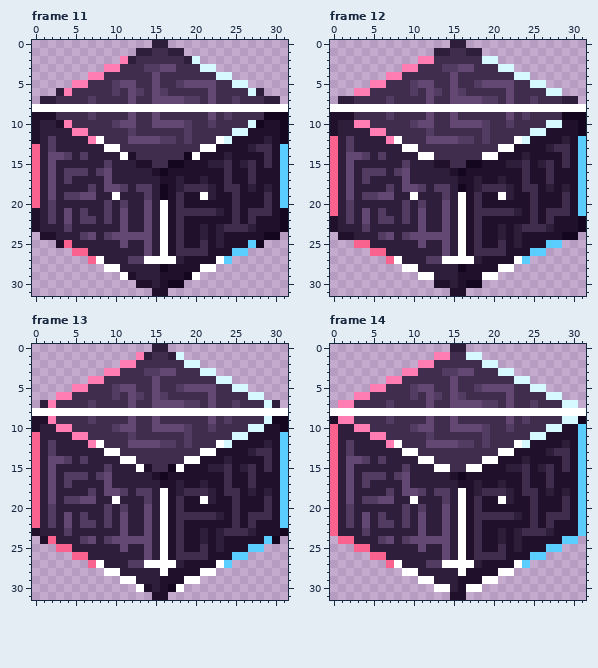
One commit to this pixel-art file: sourceicons/cubes/neonoir/source.ase. The picture above is the old version.
32x32 pixels, 30 frames. Shown: frame 11, frame 12, frame 13, frame 14. The commit also changed other frames, which this record leaves out.
Now the later version:
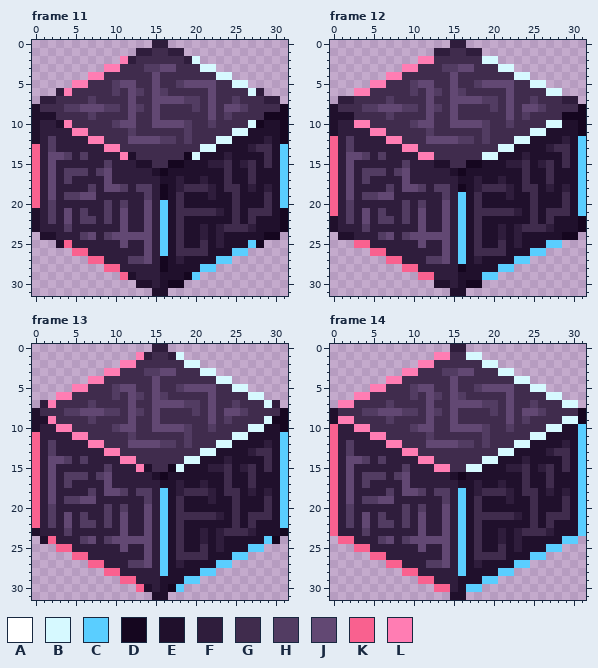
Palette (. is transparent): A #ffffff  B #d6f9ff  C #5aceff  D #15061f  E #20102c  F #2f1d3c  G #402c4d  H #523c62  J #624873  K #f9618f  L #ff7db3
Difference:
layer "Accents" now hidden
layer "Eyes" now hidden
layer "Heads" now hidden
layer "Mouths" now hidden
Changed rows in their new state; - is an unchanged pixel.
Frame 11:
first column x 0:
 8 EGGGHHJJJHHGJHGJGGGGHGJGJJHGGGGD
first column x 8:
12 L--------------B
13 -LL----------BB-
14 ---L--------B---
first column x 8:
19 --F----------E--
20 --------C-------
21 --------C-------
22 --------C-------
23 --------C-------
24 --------C-------
25 --------C-------
26 --------C-------
27 K-----JFDE-----C
28 -KK----------CC-
29 ---K--------C---
Frame 12:
first column x 0:
 8 EGGGHHJJJHHGJHGJGGGGHGJGJJHGGGGD
first column x 8:
12 L--------------B
13 -LL----------BB-
14 ---LL------BB---
first column x 8:
19 --F-----C----E--
20 --------C-------
21 --------C-------
22 --------C-------
23 --------C-------
24 --------C-------
25 --------C-------
26 --------C-------
27 K-----JFCE-----C
28 -KK----------CC-
29 ---KK------CC---
Frame 13:
first column x 0:
 8 EGGGHHJJJHHGJHGJGGGGHGJGJJHGGGGD
first column x 8:
12 L--------------B
13 -LL----------BB-
14 ---LL------BB---
15 -----L----B-----
18 --------C-------
19 --F-----C----E--
20 --------C-------
21 --------C-------
22 --------C-------
23 --------C-------
24 --------C-------
25 --------C-------
26 --------C-------
27 K-----JFCE-----C
28 -KK-----C----CC-
29 ---KK------CC---
30 -----K----C-----
Frame 14:
first column x 0:
 8 EGGGHHJJJHHGJHGJGGGGHGJGJJHGGGGD
first column x 8:
12 L--------------B
13 -LL----------BB-
14 ---LL------BB---
15 -----LL--BB-----
18 --------C-------
19 --F-----C----E--
20 --------C-------
21 --------C-------
22 --------C-------
23 --------C-------
24 --------C-------
25 --------C-------
26 --------C-------
27 K-----JFCE-----C
28 -KK-----C----CC-
29 ---KK------CC---
30 -----KK--CC-----
